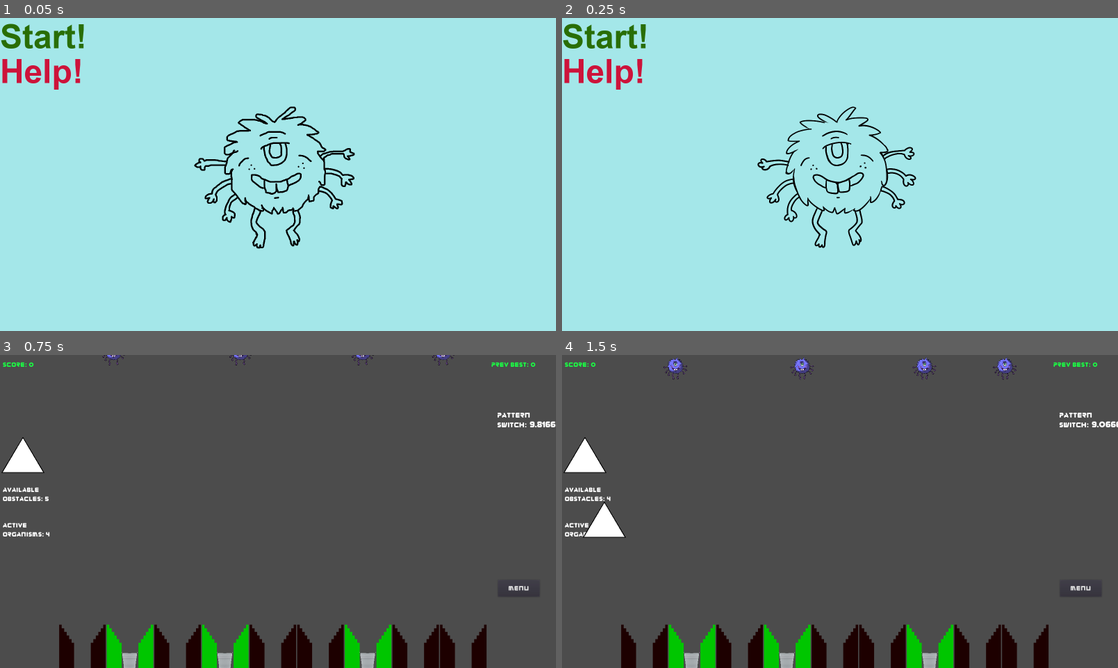
Above: before the commit, frames 1-4 (two rows, left to right).
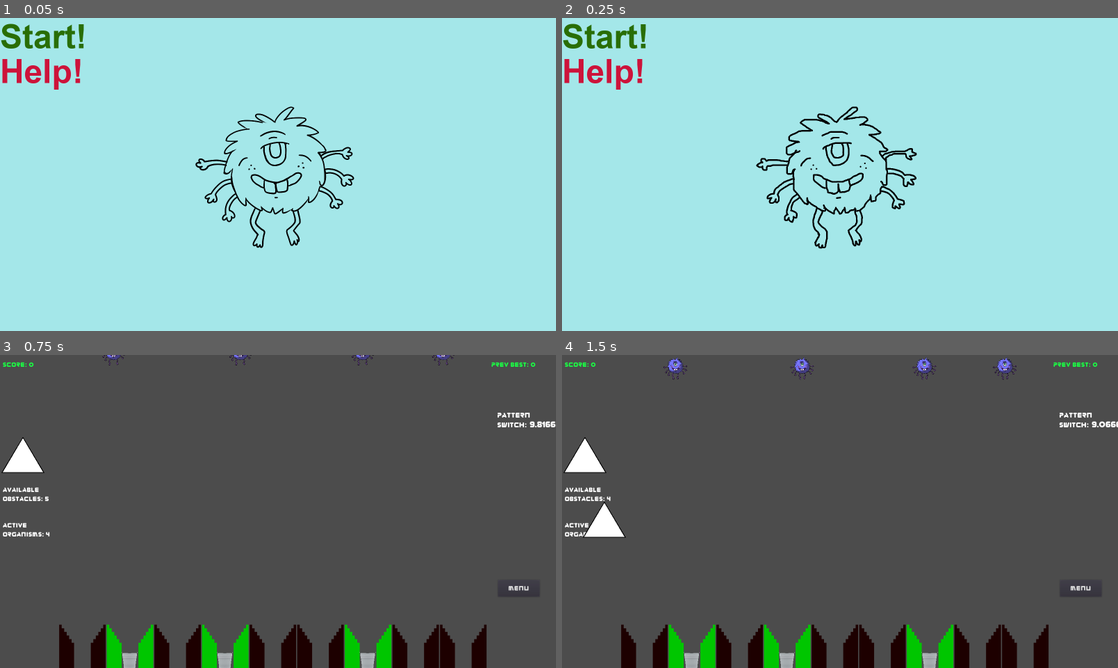
Above: after the commit, the same moments.

Repository: TreyDettmer/UP-Game-Jam-22
Game: Godot game, scene res://Scenes/MainMenu.tscn
Same seed, same stepped clock (60 frames per second), same inputs: the game is played once before the commit and once after it.
Inputs (mouse positions are in pixels of both pictures, inside the frame that each line leads up to):
- Up to frame 1 (0.05 s): no input
- Up to frame 2 (0.25 s): no input
- Up to frame 3 (0.75 s): click "Start!" at 0.5 s
- Up to frame 4 (1.5 s): drag from (584, 470) to (645, 664) at 1.27 s

The runs differ from the first frame. In frame 1, 1.5% of the frame differs, in the area x 34-64%, y 28-74%; in frame 2, 1.5%; in frame 3, nothing differs; in frame 4, nothing differs.

Commit message:
removed unneccesary print

Diff:
--- a/Project/Scenes/MainMenu.tscn
+++ b/Project/Scenes/MainMenu.tscn
@@ -65,7 +65,6 @@
 position = Vector2( 803, 455 )
 scale = Vector2( 0.4, 0.4 )
 frames = SubResource( 4 )
-frame = 1
 playing = true
 
 [node name="MusicPlayer" type="AudioStreamPlayer" parent="."]
--- a/Project/Scripts/ObstaclePile.gd
+++ b/Project/Scripts/ObstaclePile.gd
@@ -31,7 +31,6 @@
 	var newObstacle = OBSTACLE.instance();
 
 	self.add_child(newObstacle);
-	print(get_parent().min_obstacle_y_value);
 	newObstacle.min_y_value = get_parent().min_obstacle_y_value - newObstacle.global_position.y;
 	newObstacle.position = Vector2.ZERO;
 	newObstacle.connect("dragged", self, "onDragObstacle");
Not shown, changed: Project/.mono/metadata/ide_messaging_meta.txt
